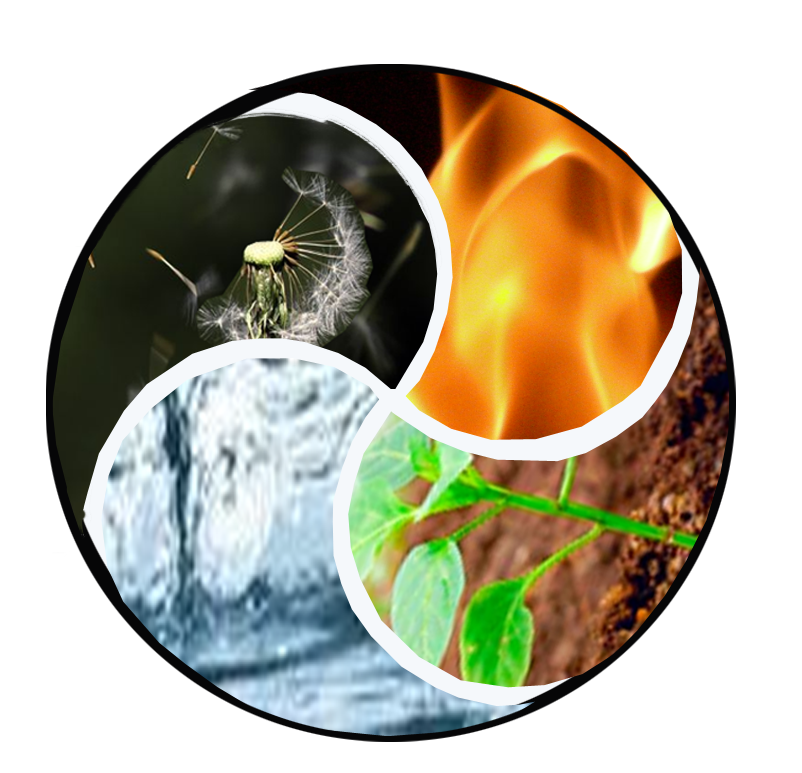
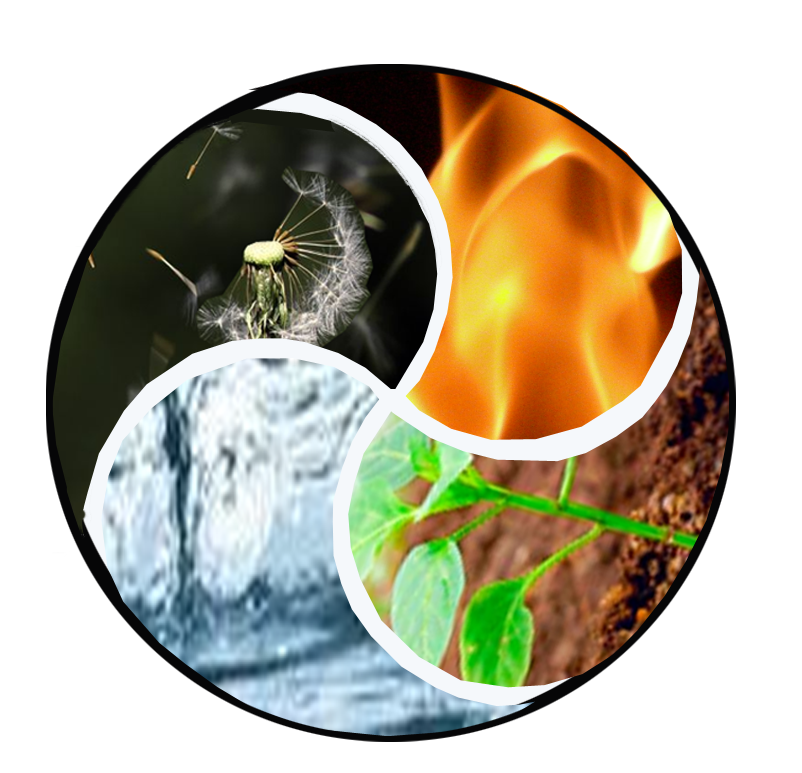
Layered file, before and after one edit (802 x 773). Changes by layer:
painted on "Layer 4 copy" over <box>228,109,335,132</box>
